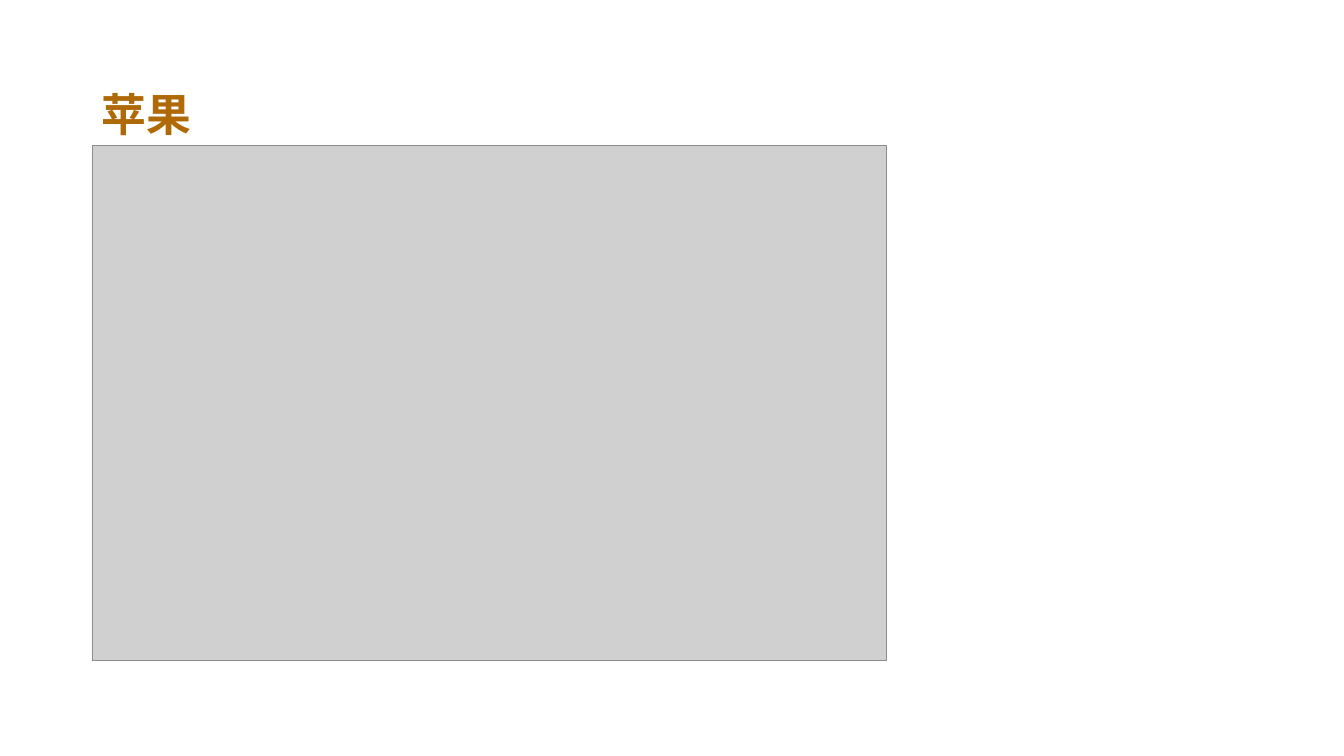
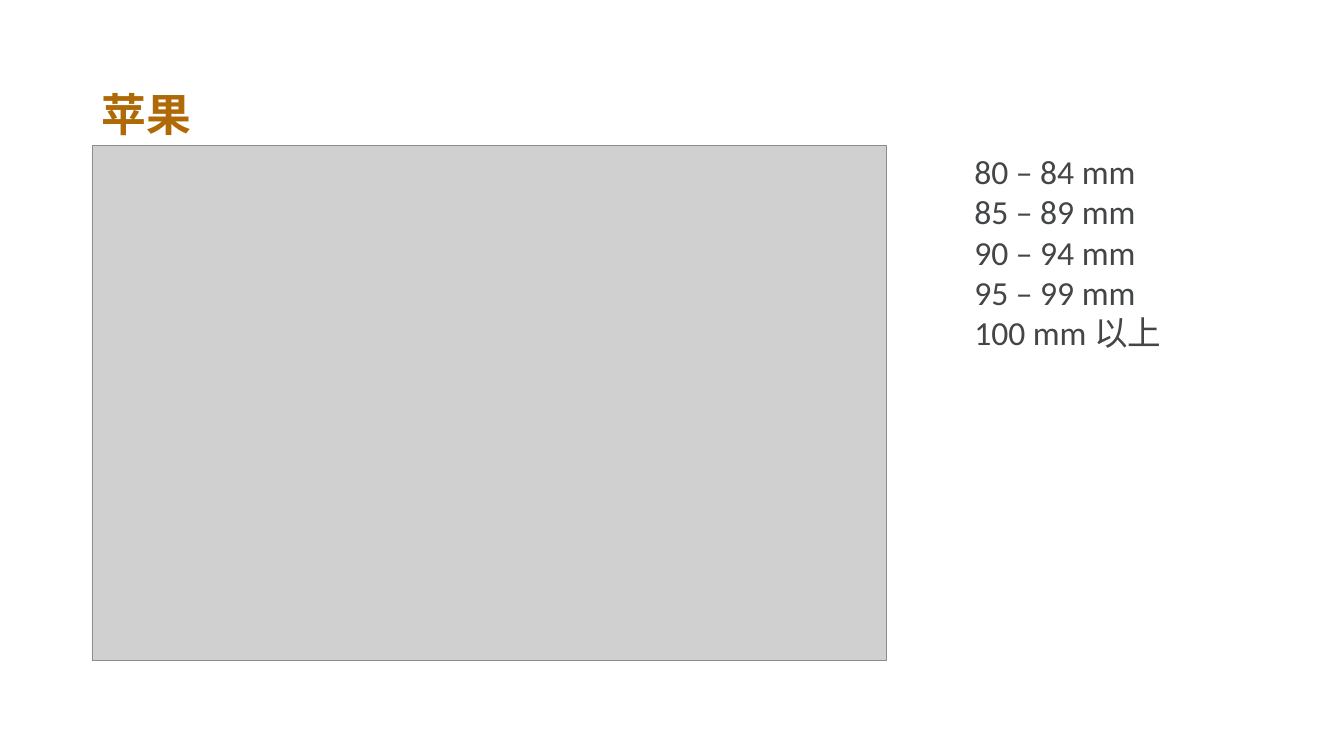
Before and after one commit to FredJiangFei/freetalk, a slide deck: slide 12 of 17.5/橙子.pptx (slide 4 before the commit). Drawn at 1344x756 pixels with LibreOffice and Linux fonts; fonts in the diff are those of the drawing; grey boxes stand for pictures; background and template pictures are left out. Boxes give left, top, right and bottom in pixels: in the first picture for what was removed or moved away, otherwise in the second. Text is boxed around its words. In the diff, an @@ line names an element or a change of style, - is before the commit and + after.

Commit message:
175

```diff
--- a/17.5/橙子.pptx
+++ b/17.5/橙子.pptx
@@ text added at [974, 161, 1161, 348], 24 pt, text #434547 @@
+80 – 84 mm
+85 – 89 mm
+90 – 94 mm
+95 – 99 mm
+100 mm 以上
```
Also in this commit, not shown: 9 slides added.
